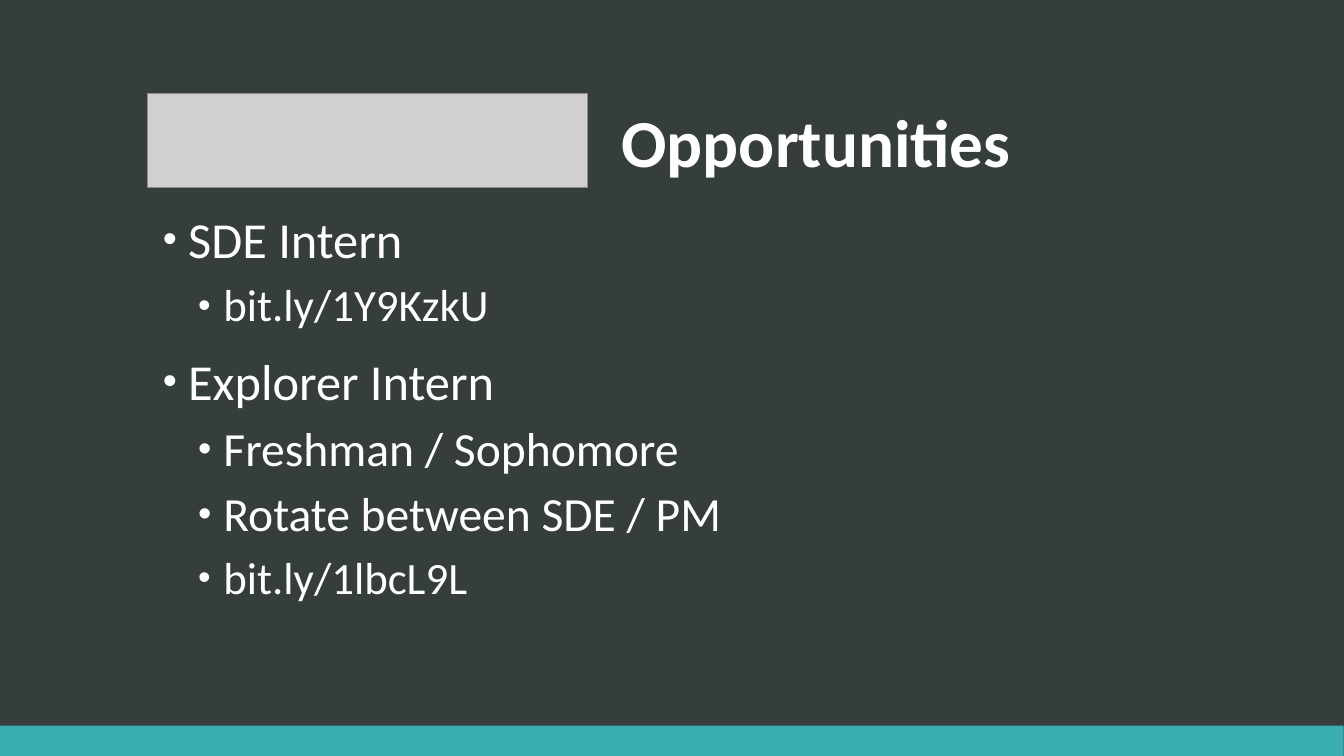
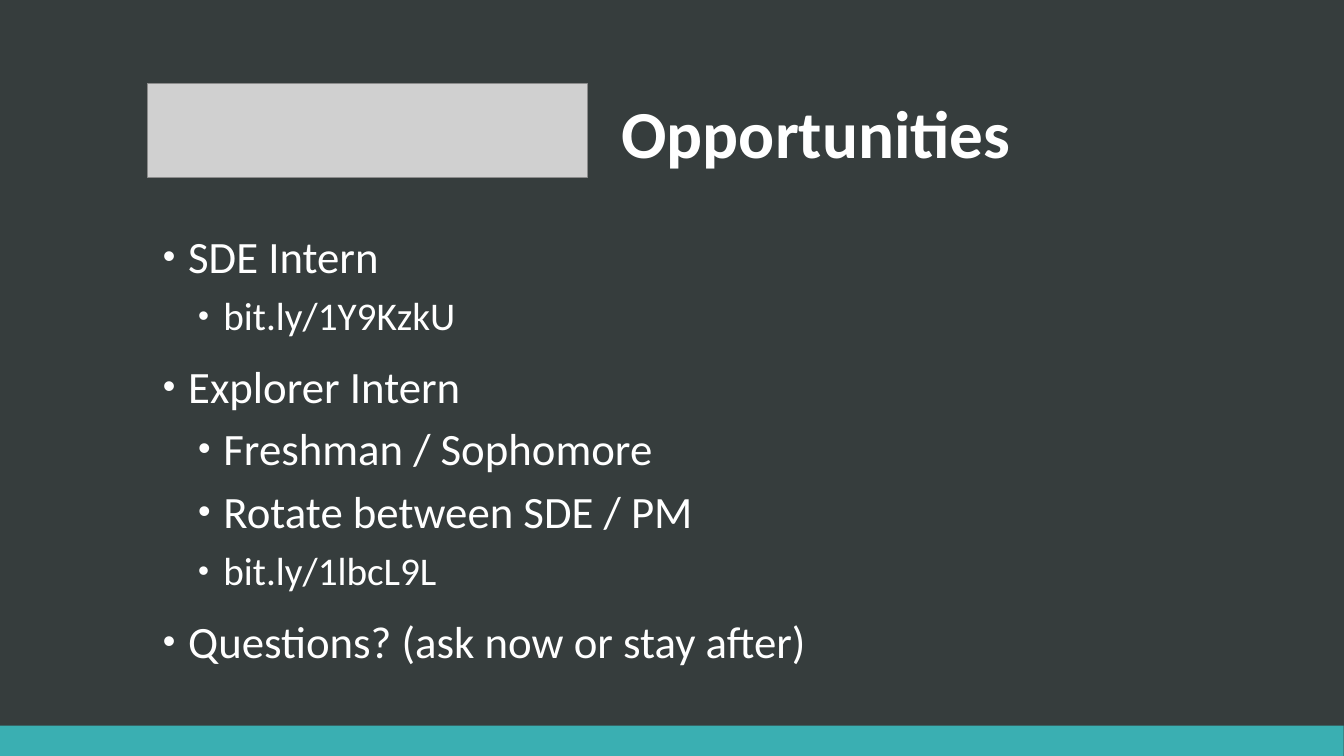
Before and after one commit to chcaru/workshop, a slide deck: slide 3 of typescript/presentation.pptx. Drawn at 1344x756 pixels with LibreOffice and Linux fonts; fonts in the diff are those of the drawing; grey boxes stand for pictures. Boxes give left, top, right and bottom in pixels: in the first picture for what was removed or moved away, otherwise in the second. Text is boxed around its words. In the diff, an @@ line names an element or a change of style, - is before the commit and + after.

```diff
--- a/typescript/presentation.pptx
+++ b/typescript/presentation.pptx
@@ title "Opportunities": place and size @@
-title "Opportunities" at (622, 119, 1011, 178)
+title "Opportunities" at (622, 110, 1011, 169)
@@ picture: place and size @@
-picture at (148, 94, 588, 188)
+picture at (148, 84, 588, 177)
@@ text "SDE Intern": place and size @@
-text "SDE Intern" at (188, 225, 721, 602)
+text "SDE Intern" at (188, 244, 806, 666)
@@ text at (188, 244, 692, 592): size 36 to 32 pt in "SDE Intern", "Explorer Intern"; size 32 to 28 pt in "bit.ly/1Y9KzkU", "bit.ly/1lbcL9L"; size 34 to 32 pt in "Freshman / Sophomore", "Rotate between SDE / PM" @@
@@ text at (188, 625, 806, 666): paragraph added @@
+• Questions? (ask now or stay after)
```
Also in this commit, not shown: 5 other slides changed, 4 slides added, 2 slides removed.
